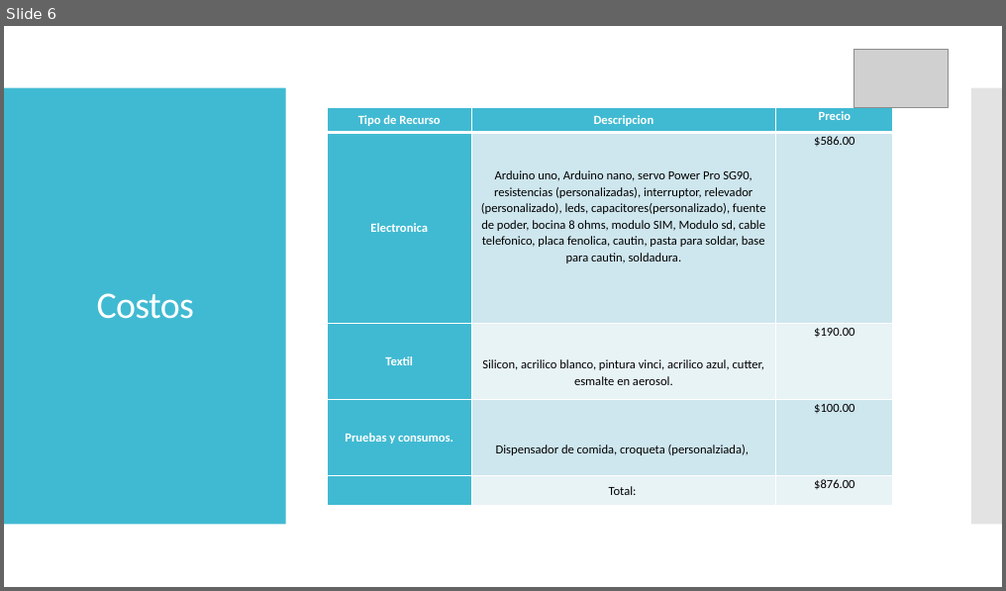
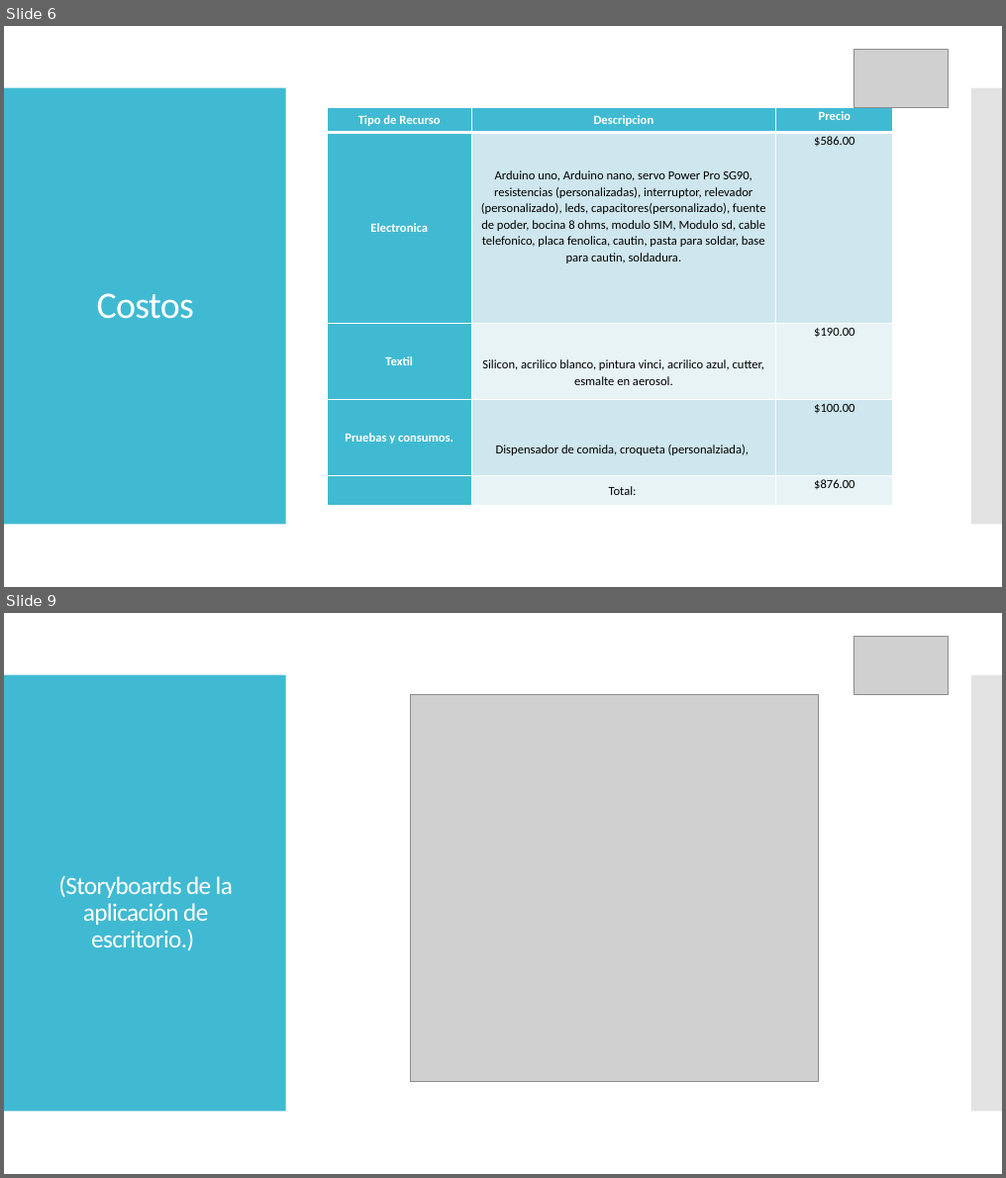
Before and after one commit to AIMtonio/PetSitting, a slide deck: Documents/Documentacion/PET SITTING_MariaLuisa.pptx. Shown one above the other, each under a label of ours: slide 6 before the commit, slides 6 and 9 after it; the slides between them are not shown. The pictures are 1006x591 and 1006x1178 pixels, drawn with LibreOffice and Linux fonts; fonts in the diff are those of the drawing; grey boxes stand for pictures. Boxes give left, top, right and bottom in pixels: in the first picture for what was removed or moved away, otherwise in the second. Text is boxed around its words. In the diff, an @@ line names an element or a change of style, - is before the commit and + after.

```diff
--- a/Documents/Documentacion/PET SITTING_MariaLuisa.pptx
+++ b/Documents/Documentacion/PET SITTING_MariaLuisa.pptx
@@ slide 9 added at <box>4,613,1002,1174</box>, background #FFFFFF; not listed: 2 template elements that a slide beside it also shows @@
@@ picture added at <box>854,636,948,694</box> @@
@@ picture added at <box>411,694,819,1081</box> @@
@@ title added at <box>58,876,233,951</box>, 24 pt, text #FFFFFF @@
+(Storyboards de la aplicación de escritorio.)
```
Also in this commit, not shown: 1 slide changed, 6 other slides added, 4 slides removed.
